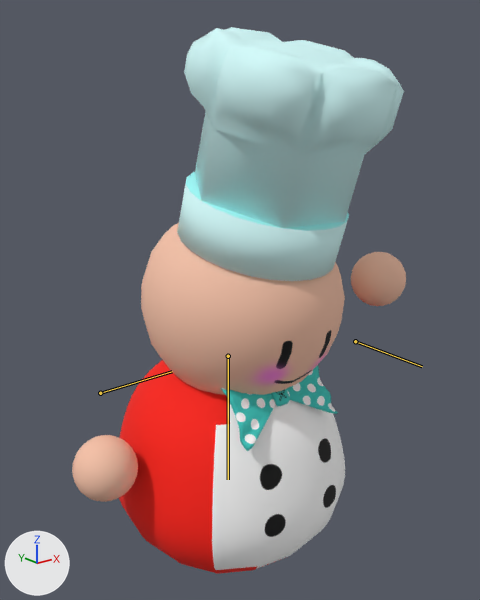
Renders of the FBX model Game/Assets/modelData/Chef/chef_1.FBX from each side of a commit.
Rendered twice from a 50 mm camera at (-4.54, -5.93, 5.59) aimed at (0.07, -0.16, 3.28). The lights are fixed; the arrows at lower left show +X, +Y and +Z. Both versions are drawn at frame 97 of the action 'Take 001'; the numbers are the values there. The bones that change are drawn over the model as lines.

In view in the first picture: 'Body', 'Bow_tie', 'CookHat_Under', 'CookHat_Up', 'Head', 'LeftHand', 'RightHand'.
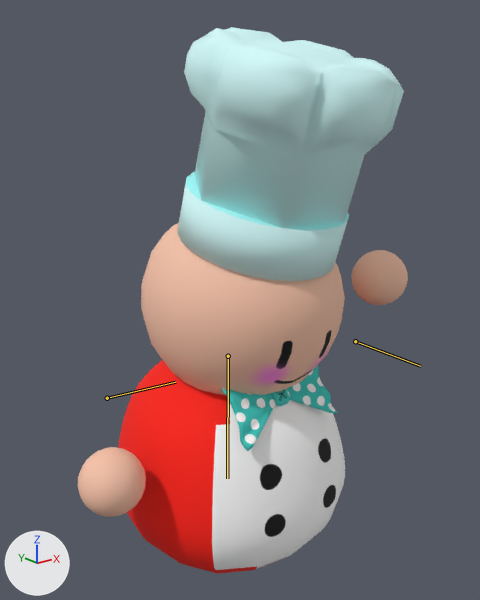
Pixel boxes [x1, y1, x2, y2] of what changed, in the pictures (480 x 600 px):
```json
{"object": "CookHat_Up", "change": "posed", "before": [184, 27, 404, 228], "after": [184, 27, 404, 228]}
{"object": "RightHand", "change": "posed", "before": [72, 435, 138, 502], "after": [78, 447, 146, 517]}
{"object": "LeftHand", "change": "posed", "before": [351, 252, 406, 306], "after": [352, 250, 408, 305]}
{"bone": "Bone007", "before": "(355, 341) to (422, 366)", "after": "(355, 341) to (420, 366)"}
{"bone": "Bone010", "before": "(228, 356) to (228, 479)", "after": "(228, 356) to (227, 478)"}
{"bone": "Bone011", "before": "(100, 393) to (172, 371)", "after": "(107, 398) to (175, 382)"}
```

The change, as JSON lines over the scene's bpy script:
```json
{"block": "bone_bone007", "where": "bone_bone007 = bpy.data.objects['Armature'].pose.bones['Bone007']  # child of 'Bone006'"}
{"op": "set", "path": "bone_bone007.rotation_quaternion", "old": "(-0.203, -0.214, -0.934, -0.203)", "new": "(-0.129, -0.197, -0.907, -0.158)", "note": "degrees (-29, 163, -30) -> degrees (-22, 169, -27)"}
{"block": "bone_bone010", "where": "bone_bone010 = bpy.data.objects['Armature'].pose.bones['Bone010']  # child of 'Bone001'"}
{"op": "set", "path": "bone_bone010.rotation_quaternion", "old": "(1.0, 0.0, 0.0, 0.0)", "new": "(0.995, -0.006, -0.04, 0.002)", "note": "degrees (0, 0, 0) -> degrees (-1, -5, 0)"}
{"block": "bone_bone011", "where": "bone_bone011 = bpy.data.objects['Armature'].pose.bones['Bone011']  # child of 'Bone010'"}
{"op": "set", "path": "bone_bone011.rotation_quaternion", "old": "(1.0, 0.0, 0.0, 0.0)", "new": "(0.956, 0.0, -0.091, -0.054)", "note": "degrees (0, 0, 0) -> degrees (1, -11, -7)"}
```
